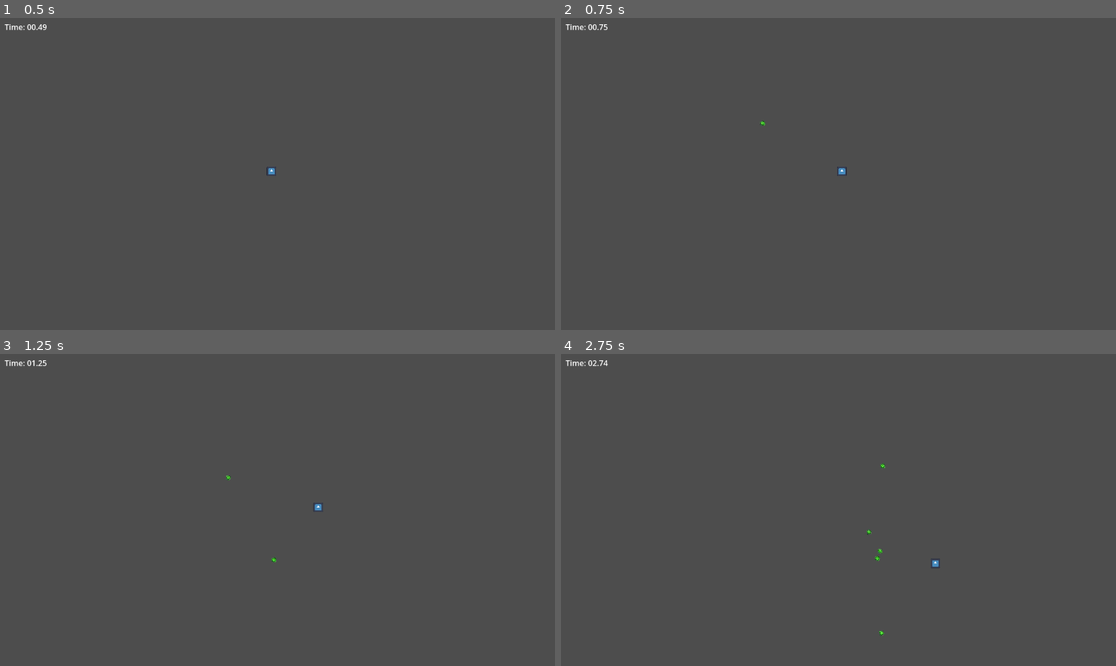
Above: before the commit, frames 1-4 (two rows, left to right).
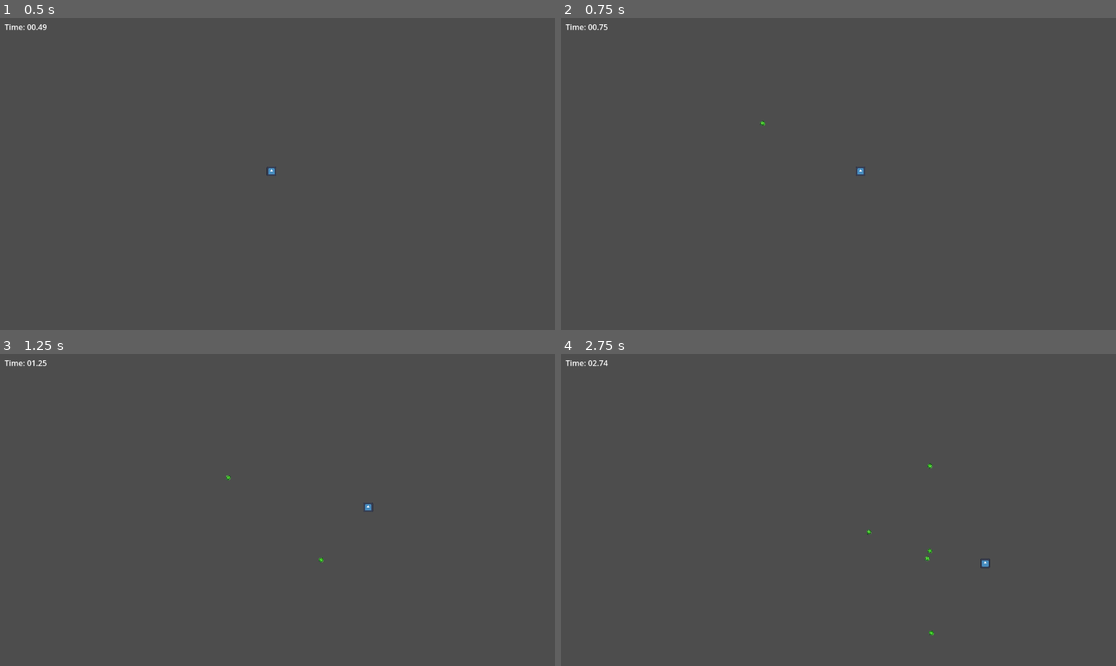
Above: after the commit, the same moments.

Repository: Greeper-T/Ai-Dodging
Game: Godot game, scene res://Scenes/Game.tscn
The game is run twice, just before and just after one commit, with the same random seed, the same clock (stepped at 60 frames per second) and the same inputs. The engine's default icon, where the game draws it, is replaced by a stand-in: a white triangle on a blue panel in a dark square.
Inputs:
- Up to frame 1 (0.5 s): no input
- Up to frame 2 (0.75 s): tap Enter at 0.5 s; hold D (moveRight) from 0.53 s (still down); tap Space (dash, bound only after the commit) at 0.6 s
- Up to frame 3 (1.25 s): keep holding D (moveRight)
- Up to frame 4 (2.75 s): tap Space (dash, bound only after the commit) at 1.25, 1.35, 2.1 s; release D (moveRight) at 1.28 s; hold S (moveDown) 1.28-2.03 s; hold D (moveRight) from 2.03 s (still down)

Frame 1 is identical in both runs. In frame 2, less than 0.1% of the frame differs, in the area x 49-55%, y 47-51%; in frame 3, less than 0.1%; in frame 4, 0.2%, in the area x 56-78%, y 34-91%.

Commit message:
some stuff fone

Diff:
--- a/trying-to-make-dodge/Scenes/Game.tscn
+++ b/trying-to-make-dodge/Scenes/Game.tscn
@@ -14,9 +14,6 @@
 
 [node name="ProjectileContainer" type="Node2D" parent="."]
 
-[node name="Camera2D" type="Camera2D" parent="."]
-zoom = Vector2(0.775, 0.775)
-
 [node name="Timer" type="Timer" parent="."]
 wait_time = 0.5
 autostart = true
@@ -29,3 +26,6 @@
 offset_right = 51.0
 offset_bottom = 30.0
 text = "TIME"
+
+[node name="Camera2D" type="Camera2D" parent="."]
+zoom = Vector2(0.775, 0.775)
--- a/trying-to-make-dodge/Scenes/Player.tscn
+++ b/trying-to-make-dodge/Scenes/Player.tscn
@@ -7,7 +7,7 @@
 size = Vector2(24, 24)
 
 [node name="Player" type="CharacterBody2D" groups=["Player"]]
-collision_mask = 2
+collision_mask = 6
 script = ExtResource("1_kyqiw")
 
 [node name="Icon" type="Sprite2D" parent="."]
--- /dev/null
+++ b/trying-to-make-dodge/Scenes/wall.tscn
@@ -0,0 +1,17 @@
+[gd_scene load_steps=2 format=3 uid="uid://b5nl24ewy5qij"]
+
+[sub_resource type="RectangleShape2D" id="RectangleShape2D_b57mv"]
+
+[node name="Wall" type="StaticBody2D"]
+collision_layer = 4
+collision_mask = 9
+
+[node name="ColorRect" type="ColorRect" parent="."]
+offset_left = -10.0
+offset_top = -9.0
+offset_right = 10.0
+offset_bottom = 10.0
+color = Color(0.556953, 0.556953, 0.556953, 1)
+
+[node name="CollisionShape2D" type="CollisionShape2D" parent="."]
+shape = SubResource("RectangleShape2D_b57mv")
--- a/trying-to-make-dodge/Scripts/player.gd
+++ b/trying-to-make-dodge/Scripts/player.gd
@@ -4,7 +4,45 @@
 const ACCELERATION = 1200.0
 const FRICTION = 1000.0
 
+const DASH_SPEED = 600.0
+const DASH_TIME = 0.15
+const DASH_COOLDOWN = 1.5
+
+var dash_direction := Vector2.ZERO
+var dash_timer := 0.0
+var dash_cooldown_timer := 0.0
+var was_dashing := false
+
 func _physics_process(delta: float) -> void:
+	if dash_cooldown_timer > 0.0:
+		dash_cooldown_timer -= delta
+
+	var is_dashing = dash_timer > 0.0
+
+	if is_dashing:
+		if not was_dashing:
+			set_collision_layer_value(1, false)
+			set_collision_layer_value(4, true)
+
+		dash_timer = max(dash_timer - delta, 0.0)
+		velocity = dash_direction * DASH_SPEED
+		move_and_slide()
+	else:
+		if was_dashing:
+			set_collision_layer_value(4, false)
+			set_collision_layer_value(1, true)
+
+		handle_normal_movement(delta)
+
+		if Input.is_action_just_pressed("dash") and dash_cooldown_timer <= 0.0 and velocity.length() > 0.0:
+			start_dash(velocity.normalized())
+
+		move_and_slide()
+
+	was_dashing = is_dashing
+
+
+func handle_normal_movement(delta: float):
 	var direction := Vector2.ZERO
 
 	if Input.is_action_pressed("moveRight"):
@@ -19,9 +57,12 @@
 	direction = direction.normalized()
 
 	if direction != Vector2.ZERO:
-		var target_velocity = direction * MAX_SPEED
-		velocity = velocity.move_toward(target_velocity, ACCELERATION * delta)
+		velocity = velocity.move_toward(direction * MAX_SPEED, ACCELERATION * delta)
 	else:
 		velocity = velocity.move_toward(Vector2.ZERO, FRICTION * delta)
 
-	move_and_slide()
+
+func start_dash(direction: Vector2):
+	dash_direction = direction
+	dash_timer = DASH_TIME
+	dash_cooldown_timer = DASH_COOLDOWN
--- a/trying-to-make-dodge/project.godot
+++ b/trying-to-make-dodge/project.godot
@@ -41,8 +41,15 @@
 , Object(InputEventKey,"resource_local_to_scene":false,"resource_name":"","device":-1,"window_id":0,"alt_pressed":false …(186 unchanged characters)…
 ]
 }
+dash={
+"deadzone": 0.2,
+"events": [Object(InputEventKey,"resource_local_to_scene":false,"resource_name":"","device":-1,"window_id":0,"alt_pressed":false,"shift_pressed":false,"ctrl_pressed":false,"meta_pressed":false,"pressed":false,"keycode":0,"physical_keycode":32,"key_label":0,"unicode":32,"location":0,"echo":false,"script":null)
+]
+}
 
 [layer_names]
 
 2d_physics/layer_1="Player"
 2d_physics/layer_2="Projectiles"
+2d_physics/layer_3="wall"
+2d_physics/layer_4="dashPlayer"
Binary file added: trying-to-make-dodge/Images/gray.png
Not shown, added: trying-to-make-dodge/Images/gray.png.import
